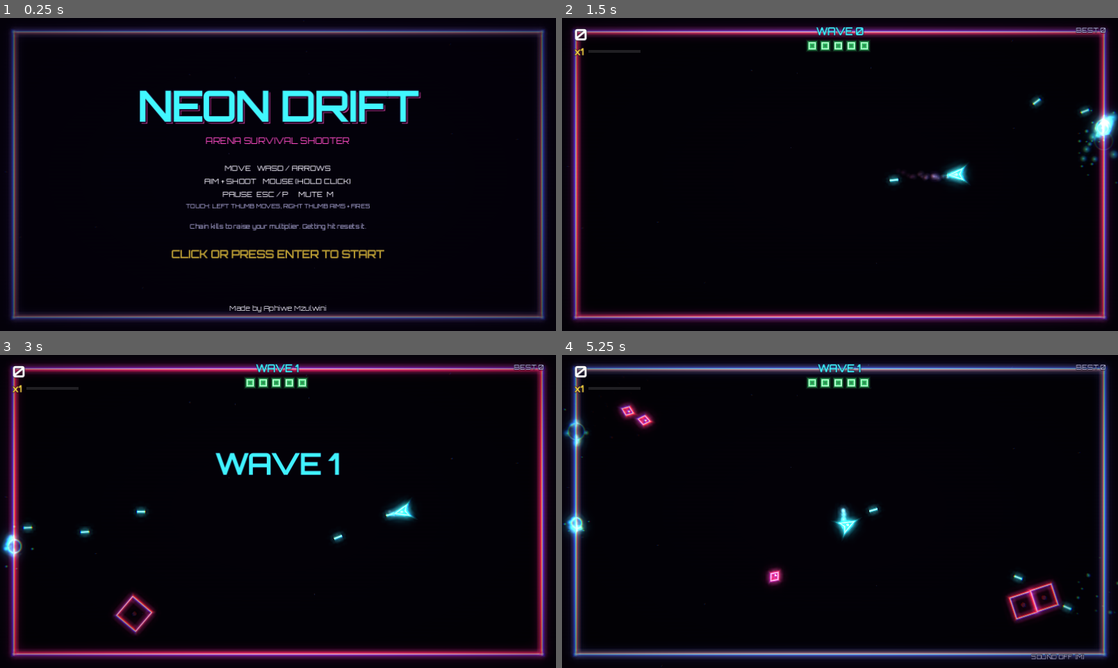
Above: before the commit, frames 1-4 (two rows, left to right).
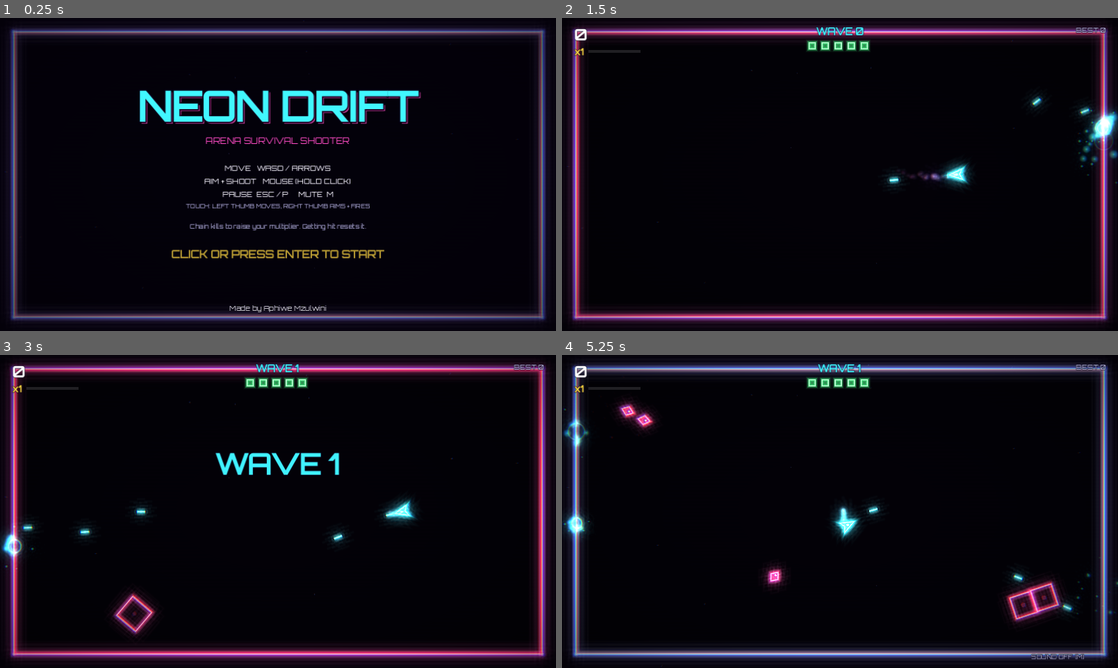
Above: after the commit, the same moments.

Repository: fierce-bri/neon-drift
Game: Godot game, scene res://scenes/main.tscn
Two runs of this game, one before a commit and one after it. Both use one fixed random seed, a clock stepped at 60 frames per second and the inputs below.
Inputs (mouse positions are in pixels of both pictures, inside the frame that each line leads up to):
- Up to frame 1 (0.25 s): no input
- Up to frame 2 (1.5 s): tap Enter (start) at 0.5 s; move the mouse to (962, 158) at 0.52 s; press the mouse at (962, 158) at 0.53 s; hold D (move_right) 0.53-1.25 s; tap Space at 0.77 s; release the mouse at (962, 158) at 1.25 s; drag from (728, 190) to (945, 174) at 1.27 s
- Up to frame 3 (3 s): move the mouse to (333, 442) at 2.02 s; hold D (move_right) 2.03-2.75 s; tap P at 2.1 s; tap Enter (start) at 2.75 s; drag from (250, 574) to (66, 539) at 2.77 s
- Up to frame 4 (5.25 s): move the mouse to (1006, 558) at 3.52 s; press the mouse at (1006, 558) at 3.53 s; hold A (move_left) 3.53-4.25 s; tap Space at 3.77 s; tap M (mute) at 4.15 s; release the mouse at (1006, 558) at 4.25 s; drag from (673, 464) to (1090, 608) at 4.27 s; move the mouse to (867, 511) at 5.02 s; hold S (move_down) from 5.03 s (still down); tap P at 5.1 s; click (867, 511) at 5.17 s

The runs differ from the first frame. In frame 1, less than 0.1% of the frame differs, in the area x 2-98%, y 4-96%; in frame 2, 3.4%; in frame 3, 4.3%, in the area x 0-98%, y 3-97%; in frame 4, 3.4%.

Commit message:
Fix bloom shader mip sampling on WebGL; add __GAME__ test hook; GPU playtest results

Diff:
--- /dev/null
+++ b/docs/GPU_PLAYTEST.json
@@ -0,0 +1,55 @@
+{
+  "renderer": "ANGLE (NVIDIA, Vulkan 1.3.289 (NVIDIA NVIDIA L4 (0x000027B8)), NVIDIA)",
+  "checks": {
+    "loaded": {
+      "level": "PASS",
+      "ok": true,
+      "why": ""
+    },
+    "gpu": {
+      "level": "PASS",
+      "ok": true,
+      "why": "ANGLE (NVIDIA, Vulkan 1.3.289 (NVIDIA NVIDIA L4 (0x000027B8)), NVIDIA)"
+    },
+    "no_errors": {
+      "level": "PASS",
+      "ok": true,
+      "why": ""
+    },
+    "smooth": {
+      "level": "FAIL",
+      "ok": false,
+      "why": "median 59.9 fps, 15.7% of 822 frames over 25 ms, 0 over 100 ms, worst 100 ms; slowest at 19.7 s (100 ms), 19.6 s (83 ms), 19.8 s (83 ms)"
+    },
+    "headroom": {
+      "level": "NOTE",
+      "ok": true,
+      "why": "median 5.2 ms a frame with the 60 Hz cap off (p95 8.8 ms), 3.2 times the 60 fps budget: but real play missed frames (see smooth), so the cost is where an uncapped run does not show it; add none until smooth passes"
+    },
+    "exposure": {
+      "level": "PASS",
+      "ok": true,
+      "why": ""
+    },
+    "not_frozen": {
+      "level": "PASS",
+      "ok": true,
+      "why": "up to 12.6% of the picture changed between stills"
+    },
+    "state_changes": {
+      "level": "PASS",
+      "ok": true,
+      "why": "getState() first vs last"
+    },
+    "player_moves": {
+      "level": "PASS",
+      "ok": true,
+      "why": "moved 596.4 units in 20.0 s"
+    }
+  },
+  "headroom": {
+    "frames": 691,
+    "median_ms": 5.2,
+    "p95_ms": 8.8
+  }
+}
--- a/docs/PLAYTEST.json
+++ b/docs/PLAYTEST.json
@@ -9,32 +9,32 @@
     {
       "name": "start",
       "pass": true,
-      "detail": "{'best': 0, 'enemies': 0, 'fps': 2, 'hp': 5, 'multiplier': 1, 'muted': False, 'paused': False, 'player': [640, 360], 'score': 0, 'state': 'PLAYING', 'wave': 0}"
+      "detail": "{'best': 0, 'enemies': 0, 'fps': 1, 'hp': 5, 'multiplier': 1, 'muted': False, 'paused': False, 'player': [640, 360], 'score': 0, 'state': 'PLAYING', 'wave': 0}"
     },
     {
       "name": "move_right",
       "pass": true,
-      "detail": "640 -> [869.500732421875, 360]"
+      "detail": "640 -> [770.833740234375, 360]"
     },
     {
       "name": "gameplay",
       "pass": true,
-      "detail": "{'best': 0, 'enemies': 0, 'fps': 2, 'hp': 3, 'multiplier': 1, 'muted': False, 'paused': False, 'player': [885.379760742188, 220.142761230469], 'score': 1150, 'state': 'PLAYING', 'wave': 1}"
+      "detail": "{'best': 0, 'enemies': 3, 'fps': 1, 'hp': 3, 'multiplier': 1, 'muted': False, 'paused': False, 'player': [641.57373046875, 342.309783935547], 'score': 600, 'state': 'PLAYING', 'wave': 1}"
     },
     {
       "name": "pause",
       "pass": true,
-      "detail": "{'best': 0, 'enemies': 0, 'fps': 2, 'hp': 3, 'multiplier': 1, 'muted': False, 'paused': True, 'player': [885.379760742188, 220.142761230469], 'score': 1150, 'state': 'PAUSED', 'wave': 1}"
+      "detail": "{'best': 0, 'enemies': 3, 'fps': 1, 'hp': 3, 'multiplier': 1, 'muted': False, 'paused': True, 'player': [641.57373046875, 342.309783935547], 'score': 600, 'state': 'PAUSED', 'wave': 1}"
     },
     {
       "name": "resume",
       "pass": true,
-      "detail": "{'best': 0, 'enemies': 0, 'fps': 2, 'hp': 3, 'multiplier': 1, 'muted': False, 'paused': False, 'player': [885.379760742188, 220.142761230469], 'score': 1150, 'state': 'PLAYING', 'wave': 1}"
+      "detail": "{'best': 0, 'enemies': 3, 'fps': 1, 'hp': 3, 'multiplier': 1, 'muted': False, 'paused': False, 'player': [641.57373046875, 342.309783935547], 'score': 600, 'state': 'PLAYING', 'wave': 1}"
     },
     {
       "name": "mute_toggle",
       "pass": true,
-      "detail": "{'best': 0, 'enemies': 0, 'fps': 1, 'hp': 3, 'multiplier': 1, 'muted': True, 'paused': False, 'player': [885.379760742188, 220.142761230469], 'score': 1150, 'state': 'PLAYING', 'wave': 1}"
+      "detail": "{'best': 0, 'enemies': 3, 'fps': 2, 'hp': 3, 'multiplier': 1, 'muted': True, 'paused': False, 'player': [641.57373046875, 342.309783935547], 'score': 600, 'state': 'PLAYING', 'wave': 1}"
     },
     {
       "name": "no_errors",
--- a/scripts/core/web_bridge.gd
+++ b/scripts/core/web_bridge.gd
@@ -10,6 +10,19 @@
 func _ready() -> void:
 	process_mode = Node.PROCESS_MODE_ALWAYS
 	set_process(OS.has_feature("web"))
+	if OS.has_feature("web"):
+		# Generic hook read by GPU playtest tooling (getState returns the latest snapshot).
+		JavaScriptBridge.eval("""
+			window.__GAME__ = window.__GAME__ || {
+				errors: [],
+				getState: () => {
+					const s = window.__NEON_DRIFT__;
+					if (!s) return null;
+					const p = s.player && s.player.length ? {x: s.player[0], z: s.player[1]} : null;
+					return Object.assign({}, s, {player: p});
+				},
+			};
+		""", true)
 
 
 func _process(delta: float) -> void:
--- a/shaders/neon_post.gdshader
+++ b/shaders/neon_post.gdshader
@@ -3,7 +3,7 @@
 // bloom (thresholded multi-tap blur), chromatic aberration, vignette,
 // faint scanlines and a red damage flash. Runs on the Compatibility renderer.
 
-uniform sampler2D screen_tex : hint_screen_texture, filter_linear_mipmap;
+uniform sampler2D screen_tex : hint_screen_texture, filter_linear;
 uniform float bloom_strength : hint_range(0.0, 4.0) = 2.2;
 uniform float bloom_threshold : hint_range(0.0, 1.0) = 0.22;
 uniform float bloom_radius = 6.0;
@@ -29,13 +29,15 @@
 
 	vec3 bloom = vec3(0.0);
 	float total = 0.0;
-	for (int ring = 1; ring <= 3; ring++) {
-		float r = float(ring) * bloom_radius;
+	// Non-mipmapped taps: sampling screen-texture mip levels triggers
+	// incomplete-framebuffer errors on Godot 4.3's WebGL 2 backend.
+	for (int ring = 1; ring <= 4; ring++) {
+		float r = float(ring) * bloom_radius * 0.75;
 		float w = 1.0 / float(ring);
-		for (int i = 0; i < 8; i++) {
-			float a = float(i) * 0.785398 + float(ring) * 0.39;
+		for (int i = 0; i < 10; i++) {
+			float a = float(i) * 0.628319 + float(ring) * 0.39;
 			vec2 off = vec2(cos(a), sin(a)) * r * px;
-			bloom += bright(textureLod(screen_tex, uv + off, float(ring)).rgb) * w;
+			bloom += bright(texture(screen_tex, uv + off).rgb) * w;
 			total += w;
 		}
 	}
Binary file added: docs/gpu_playtest_sheet.jpg
Binary file changed: docs/screenshot_pause.png
Binary file changed: docs/screenshot_title.png
